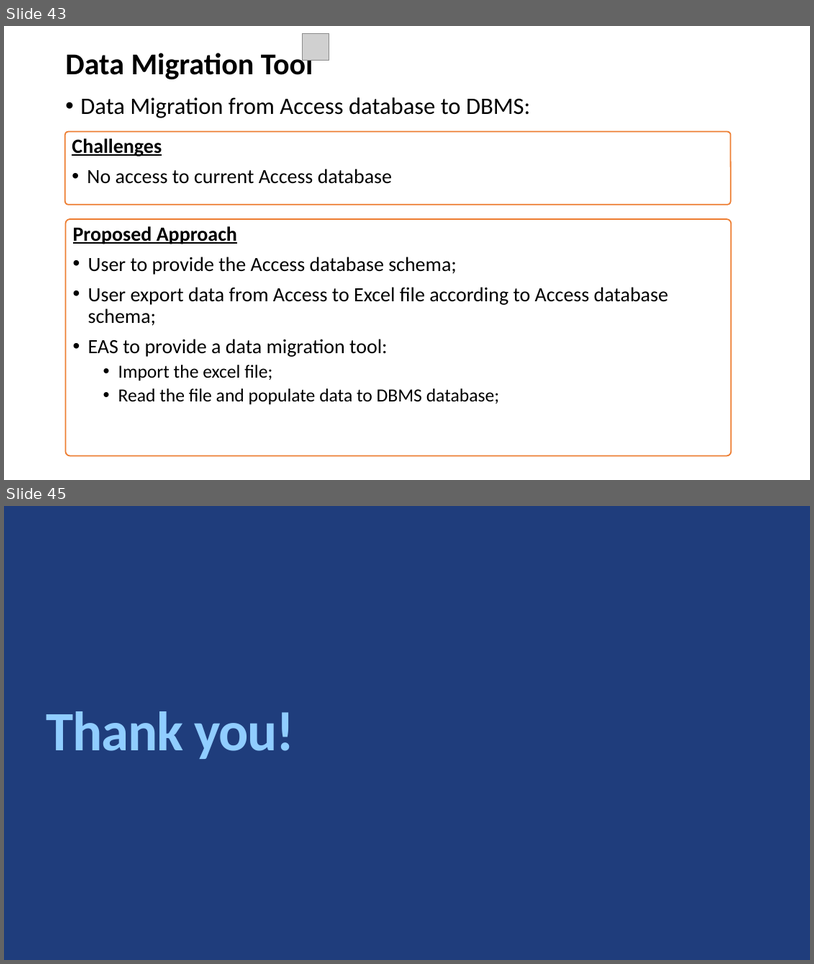
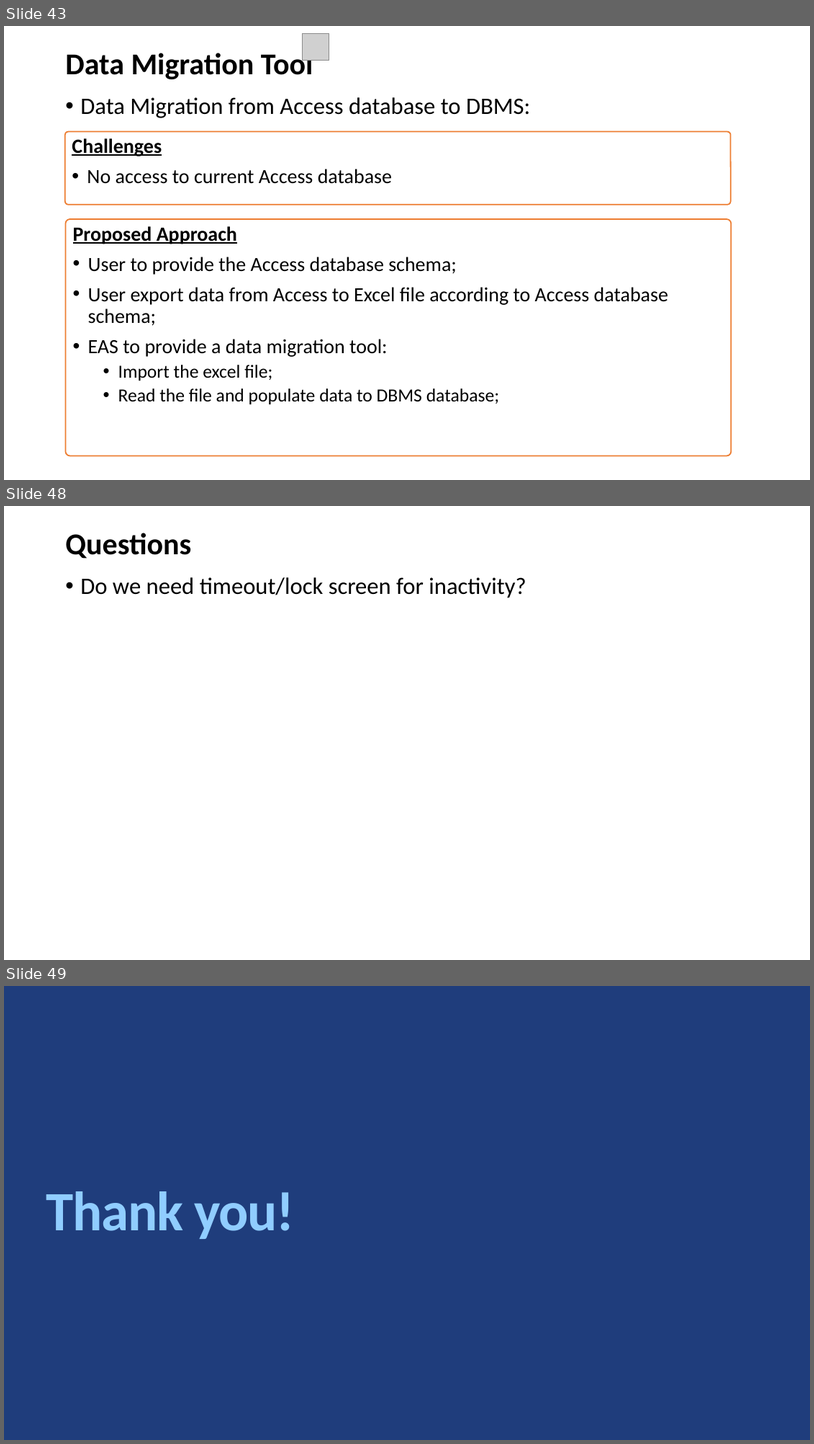
Before and after one commit to ksericpro/hawkeye, a slide deck: docs/DBMS CDR@29Aug25 v1.1.pptx. Shown one above the other, each under a label of ours: slides 43 and 45 before the commit, slides 43, 48 and 49 after it; the slides between them are not shown. The pictures are 814x964 and 814x1444 pixels, drawn with LibreOffice and Linux fonts; fonts in the diff are those of the drawing; grey boxes stand for pictures; background and template pictures are left out. Boxes give left, top, right and bottom in pixels: in the first picture for what was removed or moved away, otherwise in the second. Text is boxed around its words. In the diff, an @@ line names an element or a change of style, - is before the commit and + after.

```diff
--- a/docs/DBMS CDR@29Aug25 v1.1.pptx
+++ b/docs/DBMS CDR@29Aug25 v1.1.pptx
@@ slide 48 added at <box>4,506,810,960</box>, background #FFFFFF @@
@@ title added at <box>65,533,191,559</box>, 36 pt, text #000000, bold @@
+Questions
@@ text added at <box>80,577,526,598</box>, 28 pt, text #000000 @@
+• Do we need timeout/lock screen for inactivity?
@@ what was slide 45 is now slide 49 @@
```
Also in this commit, not shown: 4 other slides added, 1 slide removed, 3 other files.
